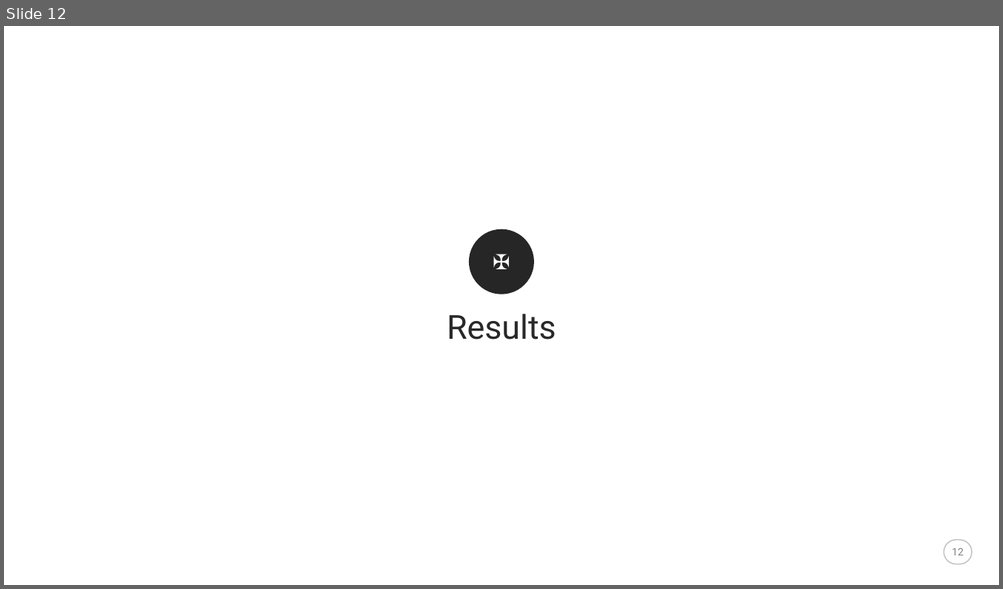
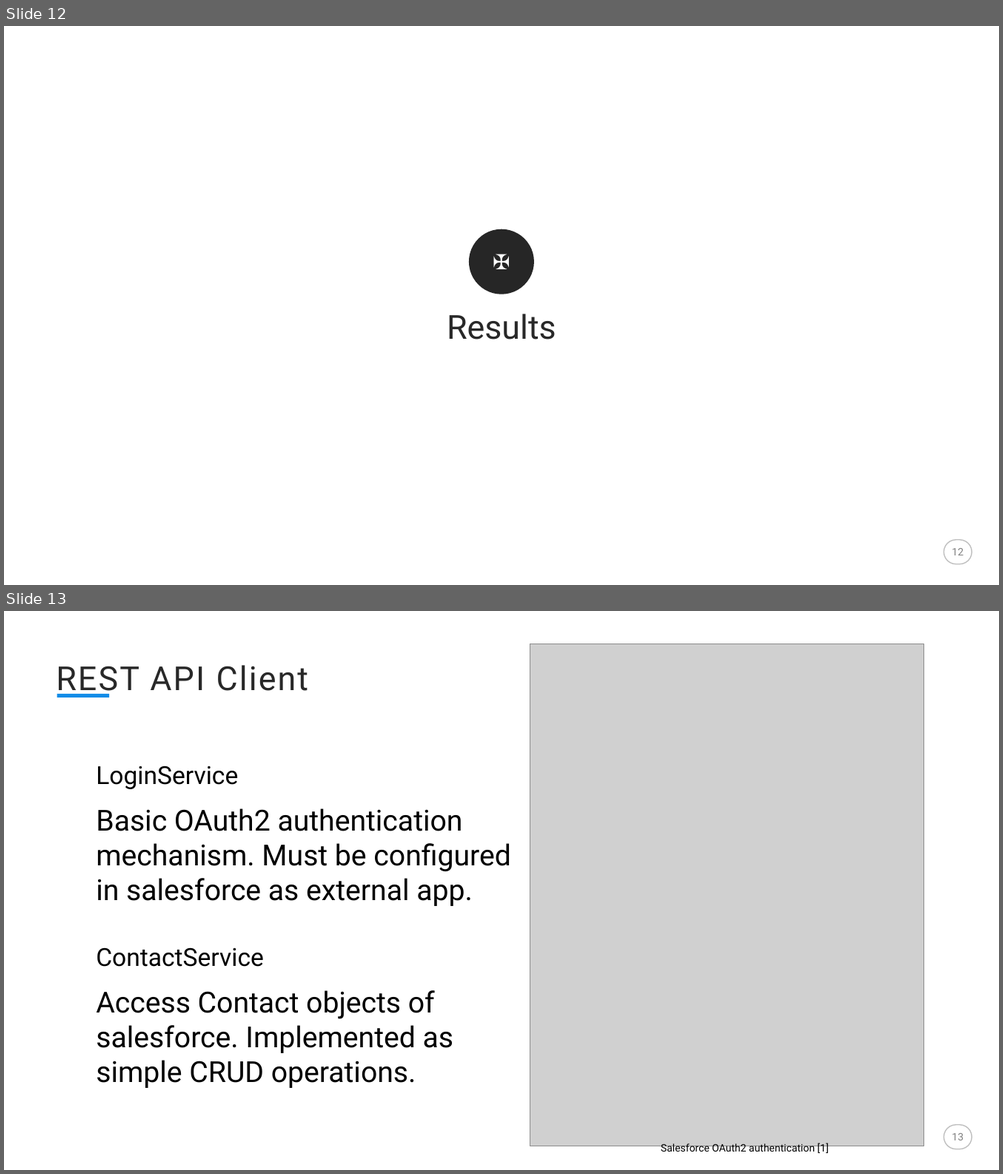
Before and after one commit to EIS-Bonn/MA-INF3232-Lab-SS2015, a slide deck: GroupF/Presentations/Final Presentation.pptx. Shown one above the other, each under a label of ours: slide 12 before the commit, slides 12 and 13 after it. The pictures are 1003x589 and 1003x1174 pixels, drawn with LibreOffice and Linux fonts; fonts in the diff are those of the drawing; grey boxes stand for pictures. Boxes give left, top, right and bottom in pixels: in the first picture for what was removed or moved away, otherwise in the second. Text is boxed around its words. In the diff, an @@ line names an element or a change of style, - is before the commit and + after.

```diff
--- a/GroupF/Presentations/Final Presentation.pptx
+++ b/GroupF/Presentations/Final Presentation.pptx
@@ slide 13 added at box(4, 611, 999, 1170), background #FFFFFF; not listed: 1 template element that a slide beside it also shows @@
@@ picture added at box(530, 644, 924, 1146) @@
@@ text added at box(56, 665, 309, 698), 32 pt, text #282828 @@
+REST API Client
@@ rectangle added at box(57, 694, 109, 698), fill #118CE7 @@
@@ text added at box(96, 766, 510, 1088), 28 pt, text #000000 @@
+LoginService
+Basic OAuth2 authentication mechanism. Must be configured in salesforce as external app.
+ContactService
+Access Contact objects of salesforce. Implemented as simple CRUD operations.
@@ text added at box(660, 1143, 828, 1155), 10 pt, text #000000 @@
+Salesforce OAuth2 authentication [1]
@@ page number added at box(951, 1133, 963, 1141), 10 pt, text #808080 @@
+13
```
Also in this commit, not shown: 1 slide changed, 3 other slides added.
